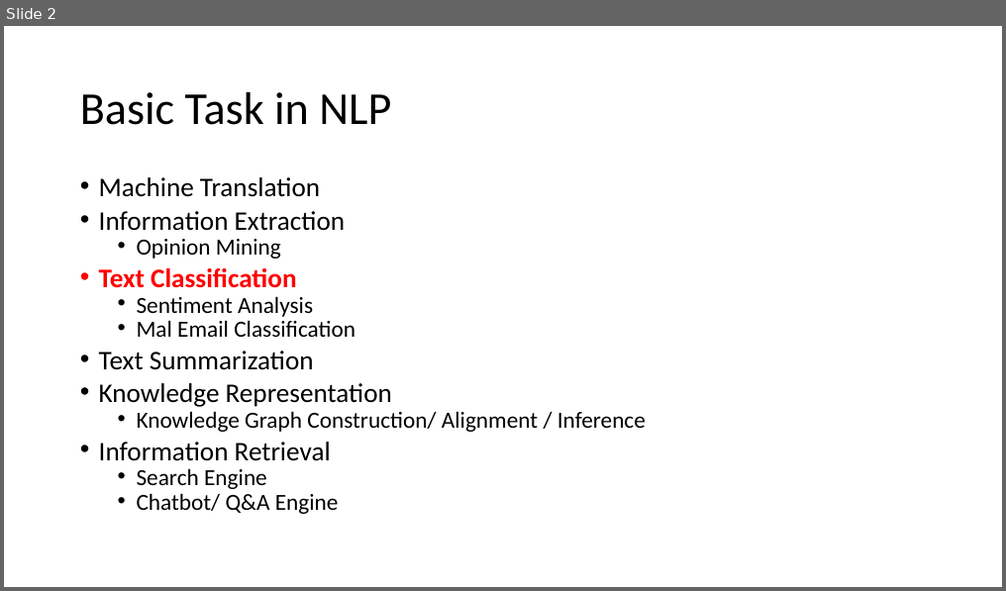
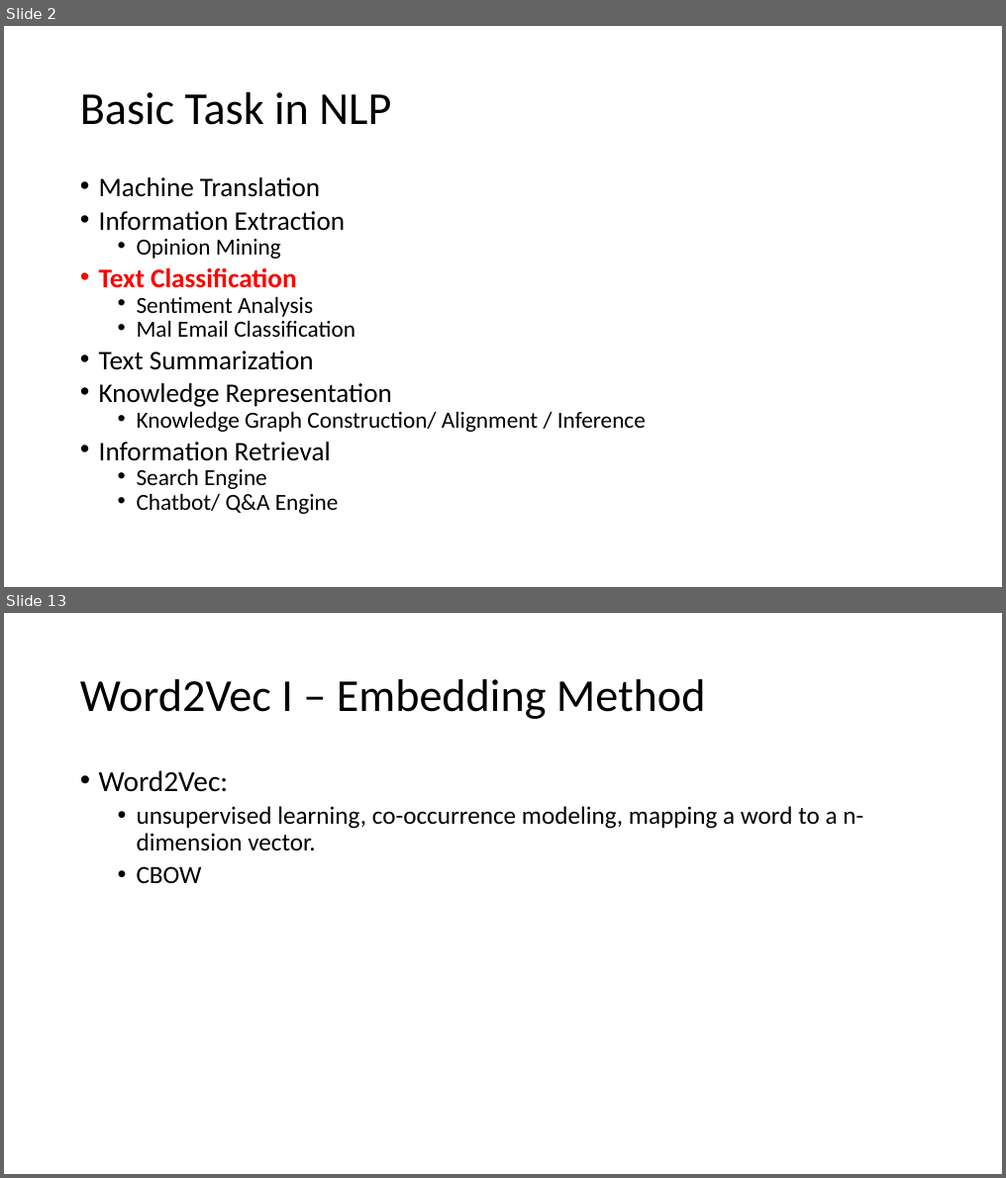
Before and after one commit to jirachikai/nlp-tutorial, a slide deck: slides.pptx. Shown one above the other, each under a label of ours: slide 2 before the commit, slides 2 and 13 after it; the slides between them are not shown. The pictures are 1006x591 and 1006x1178 pixels, drawn with LibreOffice and Linux fonts; fonts in the diff are those of the drawing. Boxes give left, top, right and bottom in pixels: in the first picture for what was removed or moved away, otherwise in the second. Text is boxed around its words. In the diff, an @@ line names an element or a change of style, - is before the commit and + after.

```diff
--- a/slides.pptx
+++ b/slides.pptx
@@ slide 13 added at bbox=[4, 613, 1002, 1174], background #FFFFFF @@
@@ title added at bbox=[80, 679, 706, 719], 44 pt, text #000000 @@
+Word2Vec I – Embedding Method
@@ text added at bbox=[99, 770, 863, 883], 24 pt, text #000000 @@
+• Word2Vec:
+  • unsupervised learning, co-occurrence modeling, mapping a word to a n-dimension vector.
+  • CBOW
```
Also in this commit, not shown: 4 slides changed, 8 other slides added, 1 slide removed, 3 other files.
